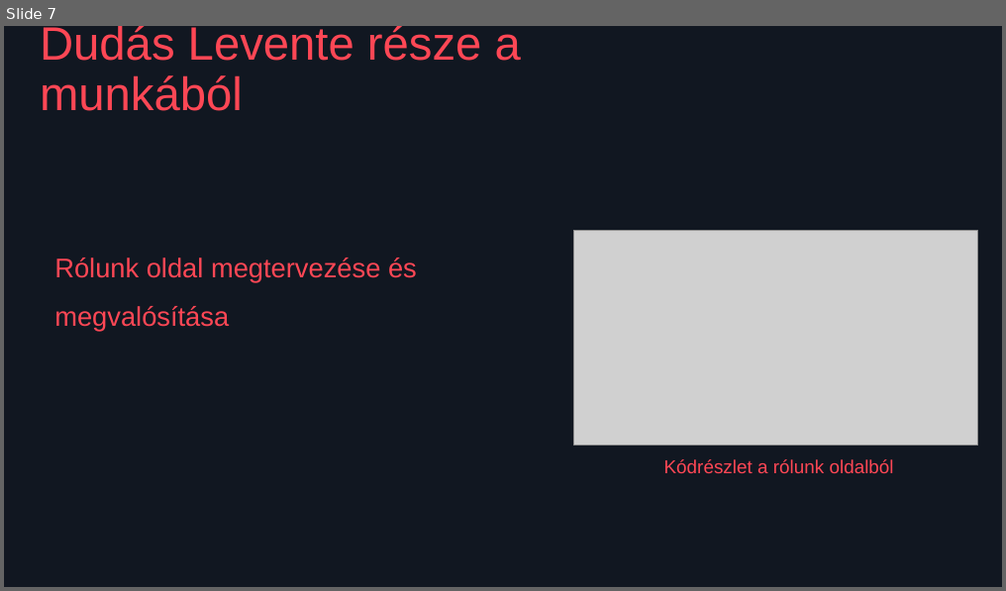
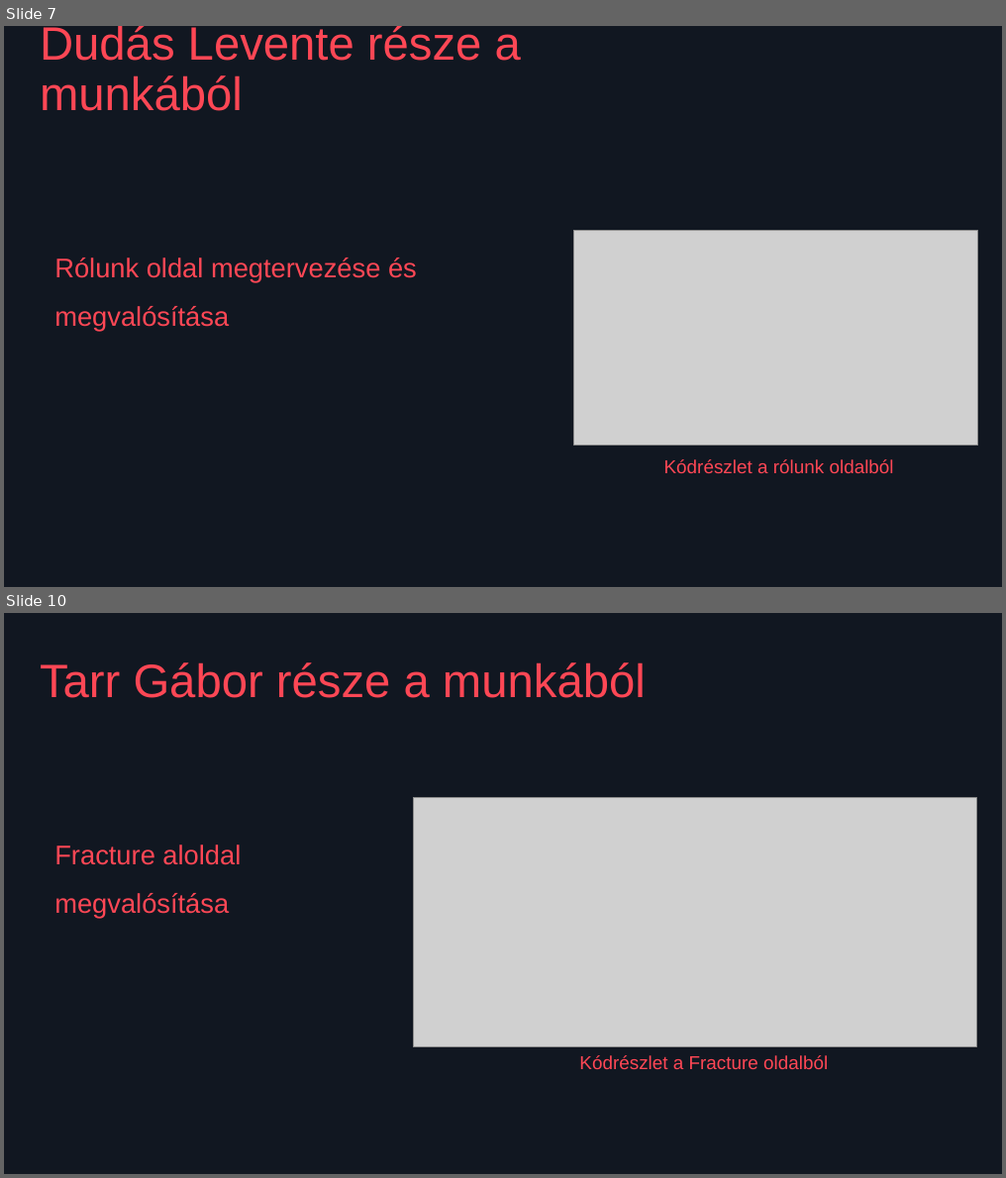
Before and after one commit to Kewkew00/Holy_project, a slide deck: VALORANT útmutató.pptx. Shown one above the other, each under a label of ours: slide 7 before the commit, slides 7 and 10 after it; the slides between them are not shown. The pictures are 1006x591 and 1006x1178 pixels, drawn with LibreOffice and Linux fonts; fonts in the diff are those of the drawing; grey boxes stand for pictures. Boxes give left, top, right and bottom in pixels: in the first picture for what was removed or moved away, otherwise in the second. Text is boxed around its words. In the diff, an @@ line names an element or a change of style, - is before the commit and + after.

Commit message:
PPT folytatása, a részem hozzáadása

```diff
--- a/VALORANT útmutató.pptx
+++ b/VALORANT útmutató.pptx
@@ slide 10 added at (x1=4, y1=613, x2=1002, y2=1174), background #111721 @@
@@ text added at (x1=40, y1=663, x2=646, y2=698), 45 pt, text #FE4755 @@
+Tarr Gábor része a munkából
@@ picture added at (x1=414, y1=798, x2=976, y2=1048) @@
@@ text added at (x1=54, y1=845, x2=241, y2=918), 26 pt, text #FE4755 @@
+Fracture aloldal
+megvalósítása
@@ text added at (x1=579, y1=1056, x2=828, y2=1069), 18 pt, text #FE4755 @@
+Kódrészlet a Fracture oldalból
```
Also in this commit, not shown: 1 other slide added.
